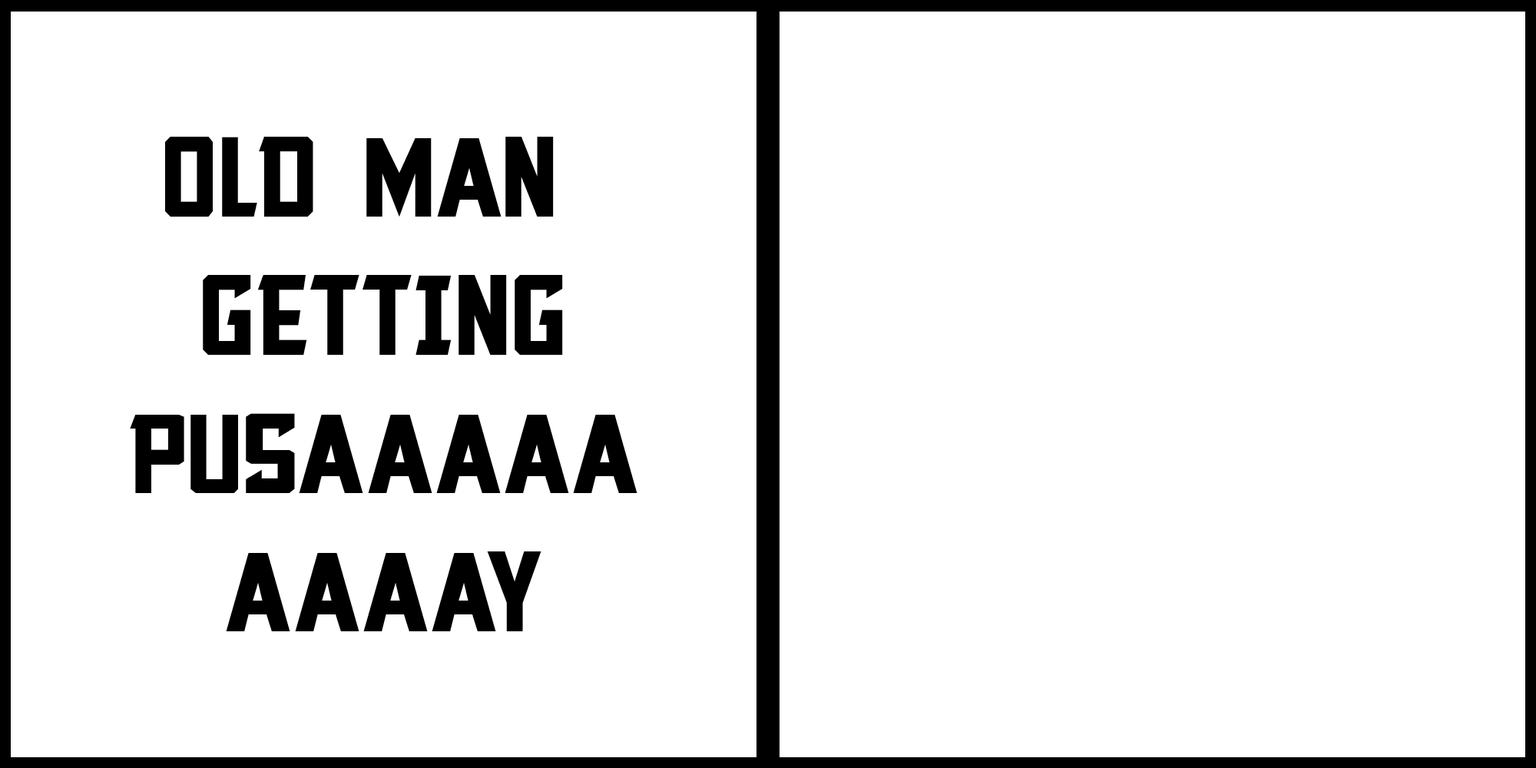
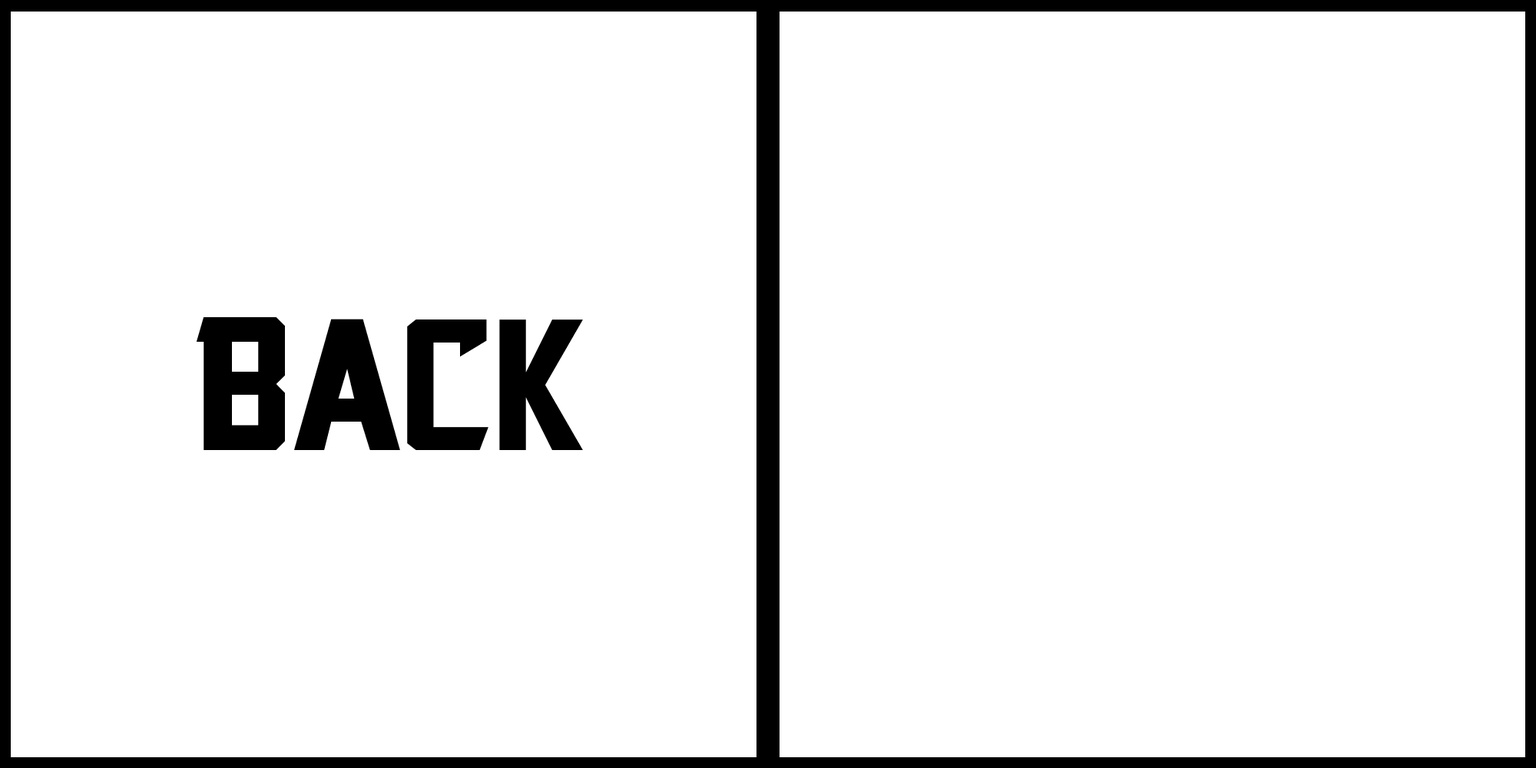
Before/after of a (1536, 768) layered artwork. What changed in the layer stack:
renamed "OLD MAN GETTING PUSAAAAA AAAAY" to "back", painted on it over 129, 136, 638, 632
